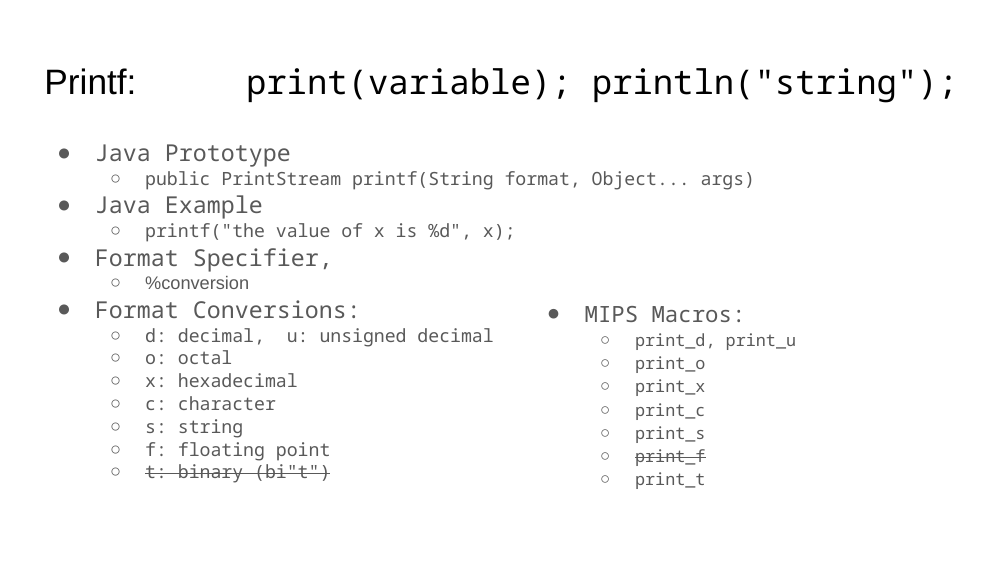
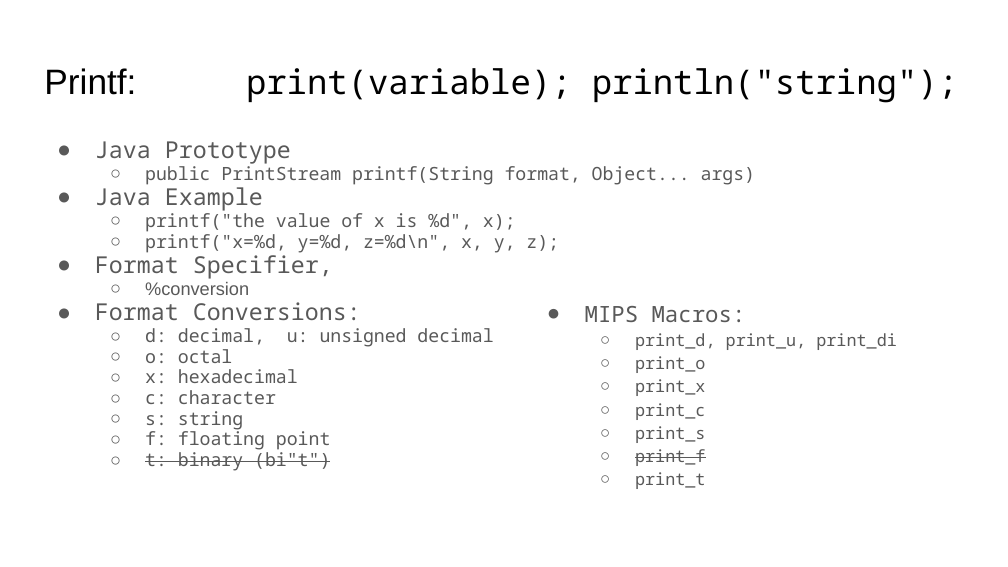
Before and after one commit to sgarcia0206/comp122-f23, a slide deck: slide 5 of assembly-programming/slide_presentations/.hidden/intro_control_flow.pptx. Drawn at 1008x567 pixels with LibreOffice and Linux fonts; fonts in the diff are those of the drawing. Boxes give left, top, right and bottom in pixels: in the first picture for what was removed or moved away, otherwise in the second. Text is boxed around its words. In the diff, an @@ line names an element or a change of style, - is before the commit and + after.

```diff
--- a/assembly-programming/slide_presentations/.hidden/intro_control_flow.pptx
+++ b/assembly-programming/slide_presentations/.hidden/intro_control_flow.pptx
@@ text at [95, 141, 755, 471]: line spacing 1.05 to 0.95 @@
@@ text at [145, 231, 559, 253]: paragraph added @@
+  ○ printf("x=%d, y=%d, z=%d\n", x, y, z);
@@ text at [635, 333, 897, 350]: text changed @@
-  ○ print_d, print_u
+  ○ print_d, print_u, print_di
```
Also in this commit, not shown: 3 other slides changed, 2 other files.
